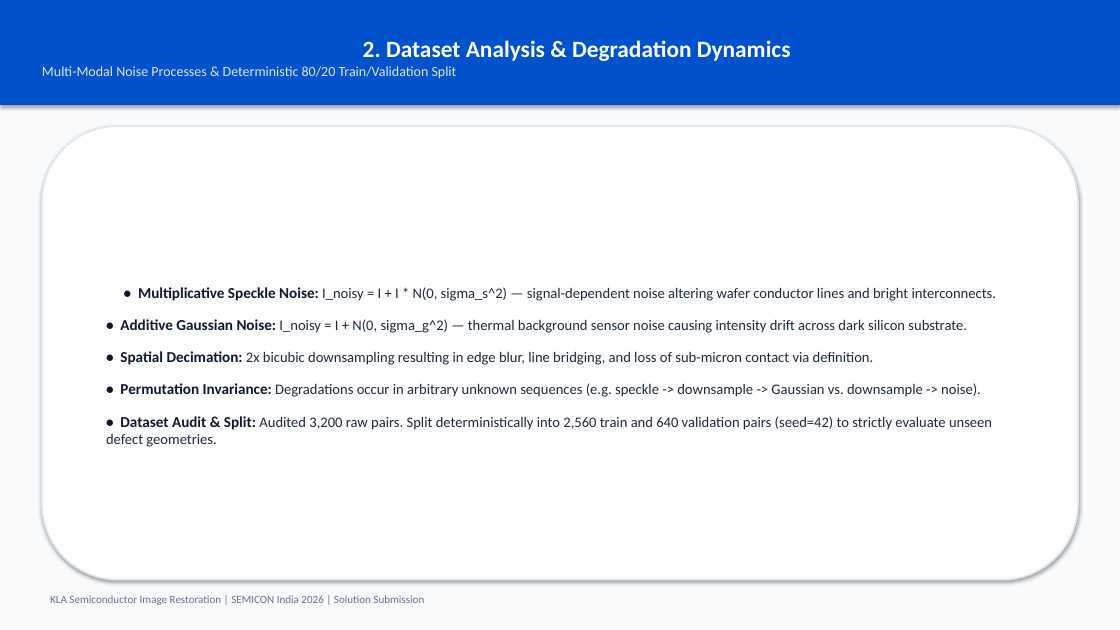
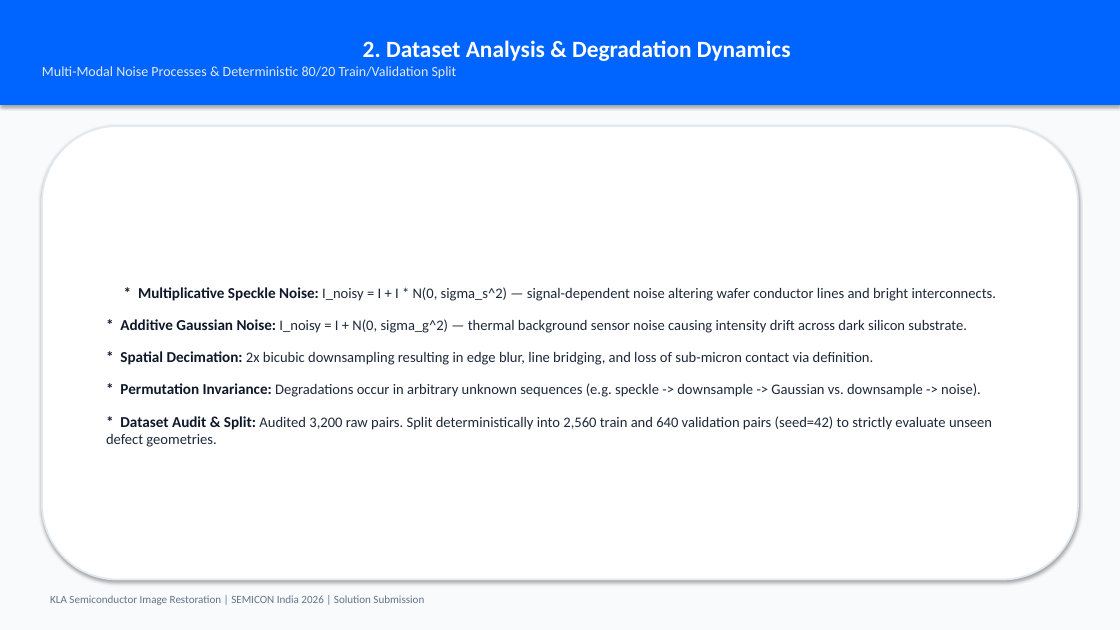
Before and after one commit to Ad1thh/KLA-Semicon-AI-Restoration, a slide deck: slide 3 of solution_presentation.pptx. Drawn at 1120x630 pixels with LibreOffice and Linux fonts; fonts in the diff are those of the drawing. Boxes give left, top, right and bottom in pixels: in the first picture for what was removed or moved away, otherwise in the second. Text is boxed around its words. In the diff, an @@ line names an element or a change of style, - is before the commit and + after.

```diff
--- a/solution_presentation.pptx
+++ b/solution_presentation.pptx
@@ rectangle "2. Dataset Analysis & Degradation ..." at [0,0,1120,105]: fill #0052CC to #0065FF @@
@@ text in rounded rectangle at [106,287,996,447]: text changed @@
-• Multiplicative Speckle Noise: I_noisy = I + I * N(0, sigma_s^2) — signal-dependent noise altering wafer conductor lines and bright interconnects.
-• Additive Gaussian Noise: I_noisy = I + N(0, sigma_g^2) — thermal background sensor noise causing intensity drift across dark silicon substrate.
-• Spatial Decimation: 2x bicubic downsampling resulting in edge blur, line bridging, and loss of sub-micron contact via definition.
-• Permutation Invariance: Degradations occur in arbitrary unknown sequences (e.g. speckle -> downsample -> Gaussian vs. downsample -> noise).
-• Dataset Audit & Split: Audited 3,200 raw pairs. Split deterministically into 2,560 train and 640 validation pairs (seed=42) to strictly evaluate unseen defect geometries.
+* Multiplicative Speckle Noise: I_noisy = I + I * N(0, sigma_s^2) — signal-dependent noise altering wafer conductor lines and bright interconnects.
+* Additive Gaussian Noise: I_noisy = I + N(0, sigma_g^2) — thermal background sensor noise causing intensity drift across dark silicon substrate.
+* Spatial Decimation: 2x bicubic downsampling resulting in edge blur, line bridging, and loss of sub-micron contact via definition.
+* Permutation Invariance: Degradations occur in arbitrary unknown sequences (e.g. speckle -> downsample -> Gaussian vs. downsample -> noise).
+* Dataset Audit & Split: Audited 3,200 raw pairs. Split deterministically into 2,560 train and 640 validation pairs (seed=42) to strictly evaluate unseen defect geometries.
```
Also in this commit, not shown: 11 other slides changed, 10 other files.
